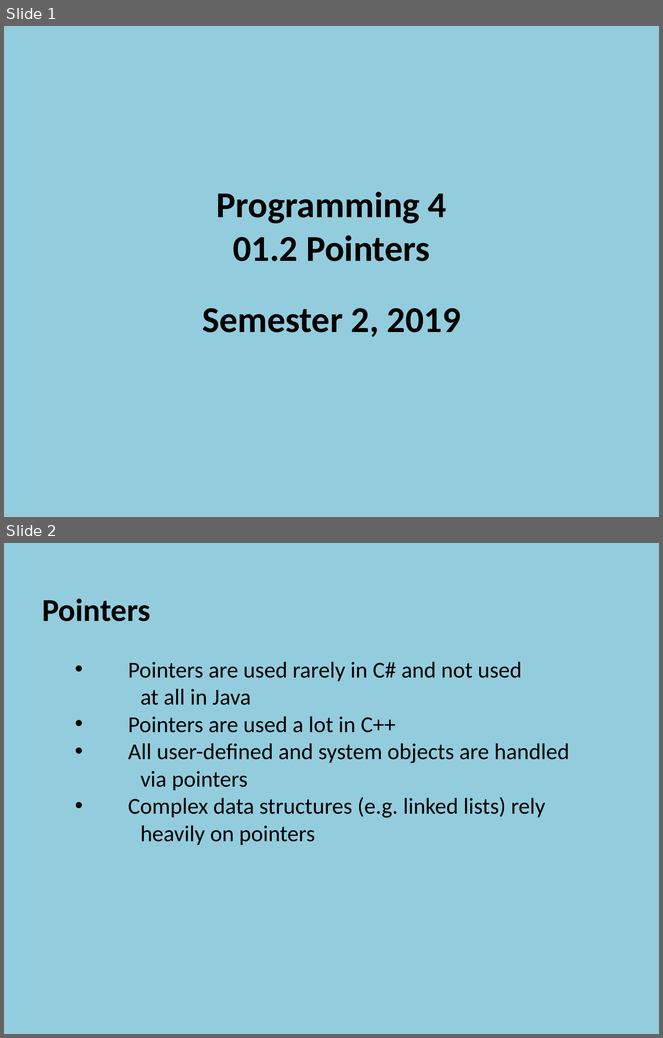
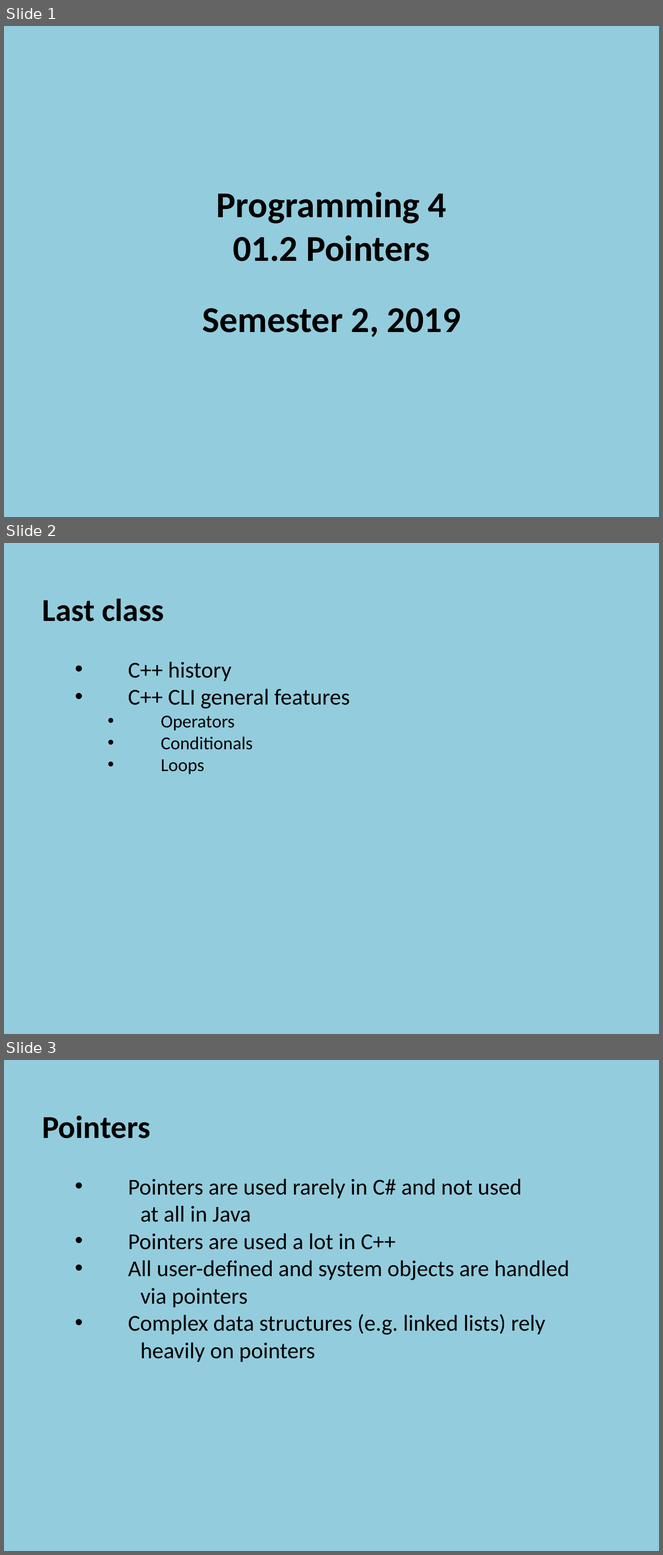
Before and after one commit to szetko/course-materials, a slide deck: Programming 4/01.2 Pointers/01.2 Pointers.pptx. Shown one above the other, each under a label of ours: slides 1 and 2 before the commit, slides 1, 2 and 3 after it. The pictures are 663x1038 and 663x1555 pixels, drawn with LibreOffice and Linux fonts; fonts in the diff are those of the drawing. Boxes give left, top, right and bottom in pixels: in the first picture for what was removed or moved away, otherwise in the second. Text is boxed around its words. In the diff, an @@ line names an element or a change of style, - is before the commit and + after.

```diff
--- a/Programming 4/01.2 Pointers/01.2 Pointers.pptx
+++ b/Programming 4/01.2 Pointers/01.2 Pointers.pptx
@@ slide 2 added at box(4, 543, 659, 1034), background #93CDDD @@
@@ text added at box(42, 599, 350, 774), 25 pt, text #000000 @@
+  Last class
+    • C++ history
+    • C++ CLI general features
+      • Operators
+      • Conditionals
+      • Loops
@@ what was slide 2 is now slide 3 @@
```
Also in this commit, not shown: 2 slides changed, 1 other slide added, 10 other files.
